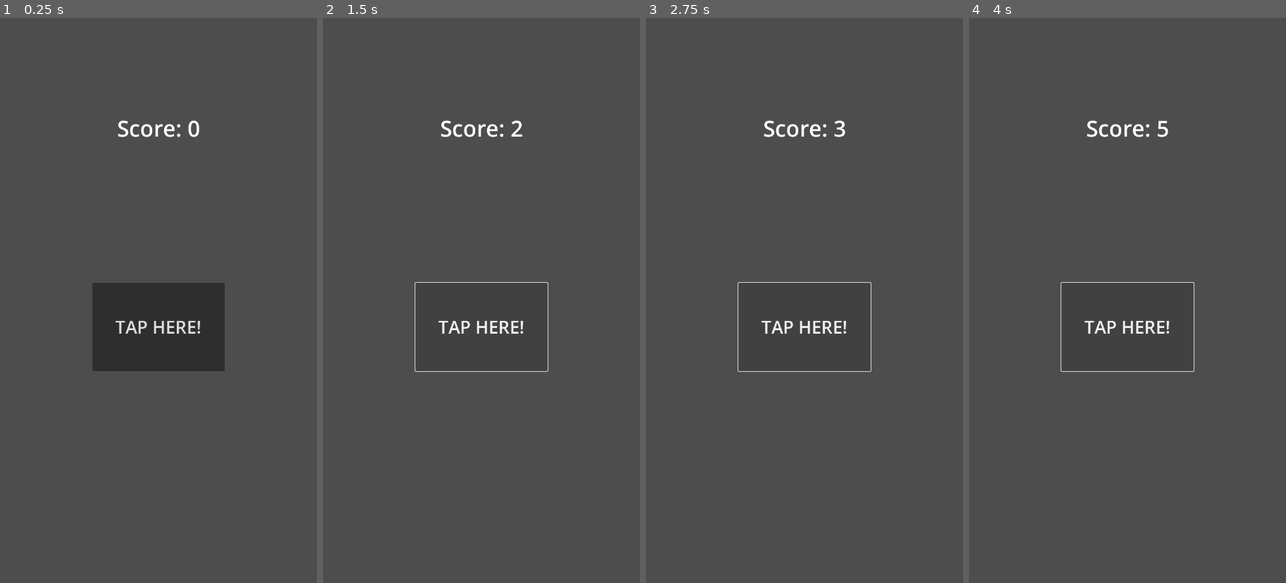
Above: before the commit, frames 1-4 (left to right).
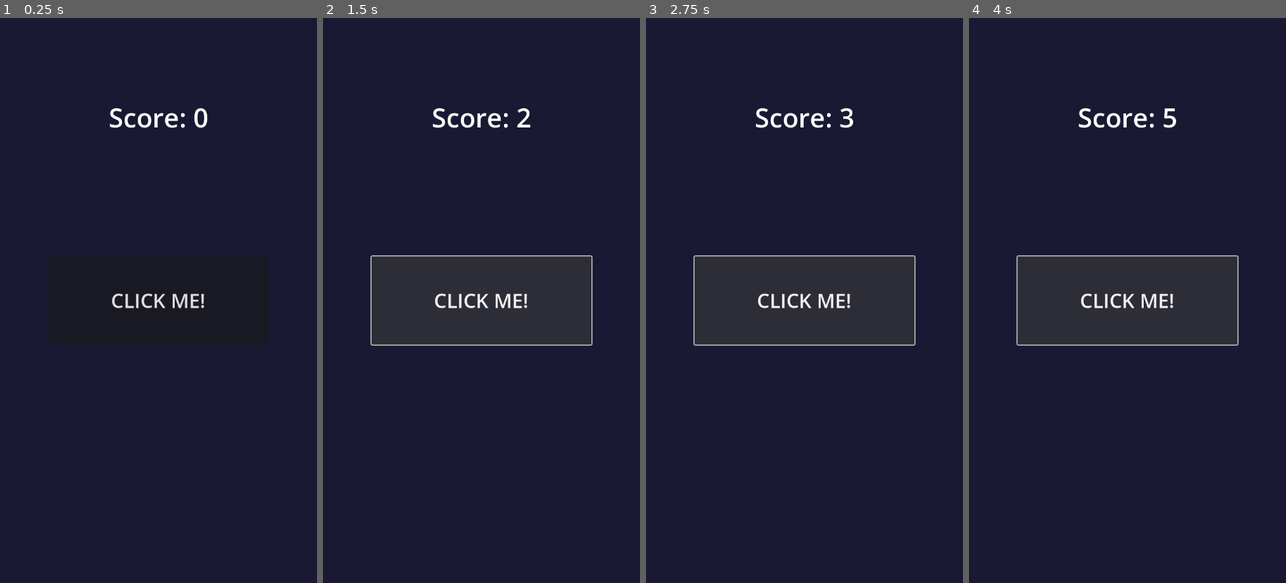
Above: after the commit, the same moments.

Repository: musta5839-sketch/godot-android-ci
Game: Godot game, scene res://main.tscn
Two runs of this game, one before a commit and one after it. Both use one fixed random seed, a clock stepped at 60 frames per second and the inputs below.
Inputs:
- Up to frame 1 (0.25 s): no input
- Up to frame 2 (1.5 s): click "TAP HERE!" (after the commit: "CLICK ME!") at 0.5 s; click "TAP HERE!" (after the commit: "CLICK ME!") at 1.25 s
- Up to frame 3 (2.75 s): click "TAP HERE!" (after the commit: "CLICK ME!") at 2 s
- Up to frame 4 (4 s): tap Enter at 2.75 s; tap Space at 3.5 s

The runs differ from the first frame. In frame 1, 94% of the frame differs, in the area x 0-100%, y 0-100%; in frame 2, 96%; in frame 3, 96%; in frame 4, 96%.

Commit message:
Final Version: Add Background and Polish UI

Diff:
--- a/main.gd
+++ b/main.gd
@@ -3,11 +3,8 @@
 var score = 0
 
 func _ready():
-    update_score_label()
+    $ScoreLabel.text = "Score: 0"
 
 func _on_button_pressed():
     score += 1
-    update_score_label()
-
-func update_score_label():
     $ScoreLabel.text = "Score: " + str(score)
--- a/main.tscn
+++ b/main.tscn
@@ -5,16 +5,20 @@
 [node name="MainScene" type="Node2D"]
 script = ExtResource("1_mainscript")
 
+[node name="Background" type="ColorRect" parent="."]
+offset_right = 720.0
+offset_bottom = 1280.0
+color = Color(0.1, 0.1, 0.2, 1)
+
 [node name="ScoreLabel" type="Label" parent="."]
 anchors_preset = 5
 anchor_left = 0.5
 anchor_right = 0.5
-offset_left = 160.0
-offset_top = 200.0
-offset_right = 560.0
+offset_left = 0.0
+offset_top = 150.0
+offset_right = 720.0
 offset_bottom = 300.0
-grow_horizontal = 2
-theme_override_font_sizes/font_size = 50
+theme_override_font_sizes/font_size = 60
 text = "Score: 0"
 horizontal_alignment = 1
 vertical_alignment = 1
@@ -25,13 +29,11 @@
 anchor_top = 0.5
 anchor_right = 0.5
 anchor_bottom = 0.5
-offset_left = 210.0
-offset_top = 600.0
-offset_right = 510.0
-offset_bottom = 800.0
-grow_horizontal = 2
-grow_vertical = 2
-theme_override_font_sizes/font_size = 40
-text = "TAP HERE!"
+offset_left = 110.0
+offset_top = 540.0
+offset_right = 610.0
+offset_bottom = 740.0
+theme_override_font_sizes/font_size = 45
+text = "CLICK ME!"
 
 [connection signal="pressed" from="Button" to="." method="_on_button_pressed"]
